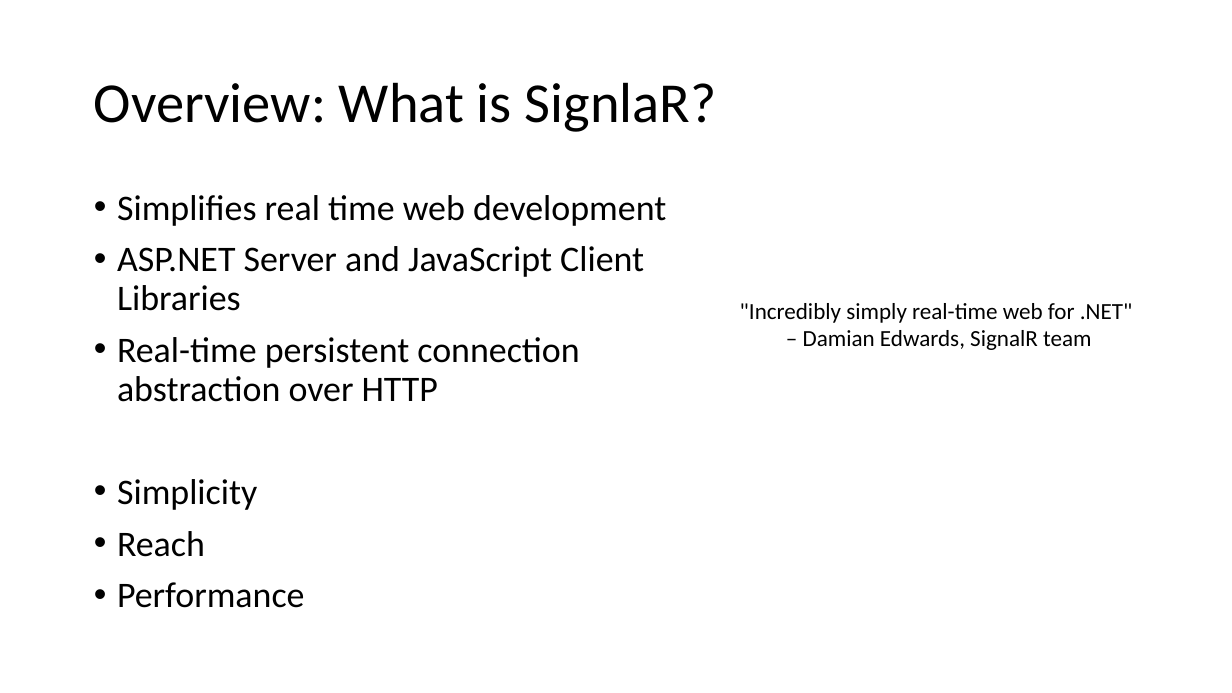
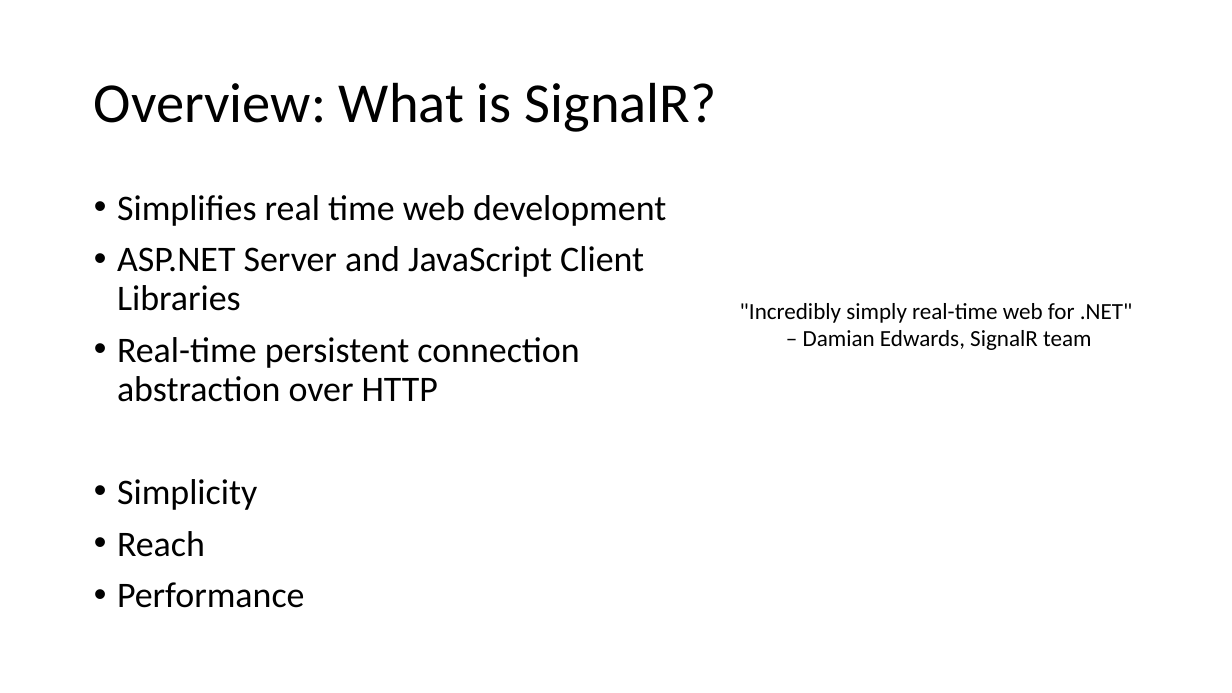
Before and after one commit to BionStt/presentations-2, a slide deck: slide 4 of Build Real Time Software with SignalR.pptx. Drawn at 1232x693 pixels with LibreOffice and Linux fonts; fonts in the diff are those of the drawing. Boxes give left, top, right and bottom in pixels: in the first picture for what was removed or moved away, otherwise in the second. Text is boxed around its words. In the diff, an @@ line names an element or a change of style, - is before the commit and + after.

Commit message:
Core SignalR updates

```diff
--- a/Build Real Time Software with SignalR.pptx
+++ b/Build Real Time Software with SignalR.pptx
@@ title at box(94, 82, 717, 132): text changed @@
-Overview: What is SignlaR?
+Overview: What is SignalR?
```
Also in this commit, not shown: 11 other slides changed, 6 slides added, 6 slides removed.
